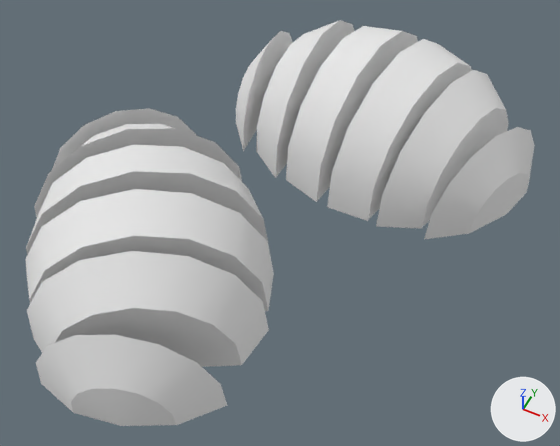
What one commit did to the OBJ model public/assets/models/onion_chop_2.obj.
The view is the same before and after, from a camera (50 mm lens) standing at (0.49, -0.848, 1.016) and looking at (0.107, -0.082, 0.059). The axes (+X, +Y, +Z) are drawn at lower right. The lights are the same throughout. Where no turn or scale is listed for an object, it has been applied to the vertices.

The scene before the commit, as lines of its bpy script (objects in view):
```python
me_onion_chop_2 = bpy.data.meshes.new('onion_chop_2')
me_onion_chop_2.from_pydata(...)  # 220 vertices, 160 faces; spans x -0.307..0.452, y -0.499..0.427, z -0.004..0.223
me_onion_chop_2.materials.append(mat_initialshadinggroup)  # white #e7e7e7
ob_onion_chop_2 = bpy.data.objects.new('onion_chop_2', me_onion_chop_2)
ob_onion_chop_2.location = (0.0, 0.0, 0.0)
```
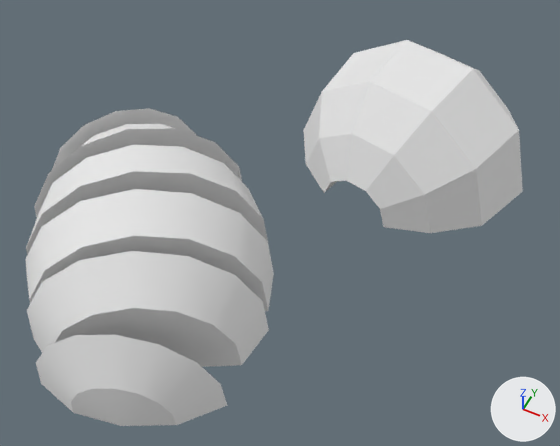
What differs and where, as boxes (x1, y1, x2, y2) in the pictures (560 x 446 px):
'onion_chop_2', reshaped
    before: (25, 20, 535, 426)
    after: (25, 40, 523, 426)
part 1 of me_onion_chop_2, rebuilt (66% wider, 10% taller)
    before: (286, 26, 418, 202)
    after: (303, 40, 523, 233)
part 2 of me_onion_chop_2, deleted
    before: (424, 127, 535, 239)
part 3 of me_onion_chop_2, deleted
    before: (236, 31, 293, 151)
part 4 of me_onion_chop_2, deleted
    before: (376, 70, 509, 229)
part 5 of me_onion_chop_2, deleted
    before: (327, 39, 472, 221)
part 6 of me_onion_chop_2, deleted
    before: (256, 20, 354, 178)

What changed in the scene script:
```text
Change me_onion_chop_2:
    used by ob_onion_chop_2; location = (0.0, 0.0, 0.0)
    remove me_onion_chop_2.from_pydata(...)  # 220 vertices, 160 faces; spans x -0.307..0.452, y -0.499..0.427, z -0.004..0.223
    add me_onion_chop_2.from_pydata(...)  # 146 vertices, 264 faces; spans x -0.307..0.444, y -0.499..0.403, z -0.004..0.217
    me_onion_chop_2 part 1: the loose piece of 18 vertices spanning x 0.048..0.173, y 0.036..0.427, z 0.003..0.223 is rebuilt with 36 vertices and now spans x 0.018..0.444, y 0.034..0.403, z 0.0..0.207
    me_onion_chop_2 part 2: the loose piece of 19 vertices spanning x 0.324..0.452, y 0.032..0.287, z 0.01..0.166 is deleted
    me_onion_chop_2 part 3: the loose piece of 19 vertices spanning x -0.127..-0.056, y 0.09..0.367, z 0.008..0.163 is deleted
    me_onion_chop_2 part 4: the loose piece of 18 vertices spanning x 0.239..0.381, y 0.028..0.381, z 0.006..0.208 is deleted
    me_onion_chop_2 part 5: the loose piece of 18 vertices spanning x 0.143..0.294, y 0.033..0.42, z 0.003..0.223 is deleted
    me_onion_chop_2 part 6: the loose piece of 18 vertices spanning x -0.034..0.038, y 0.056..0.42, z 0.005..0.207 is deleted
```
